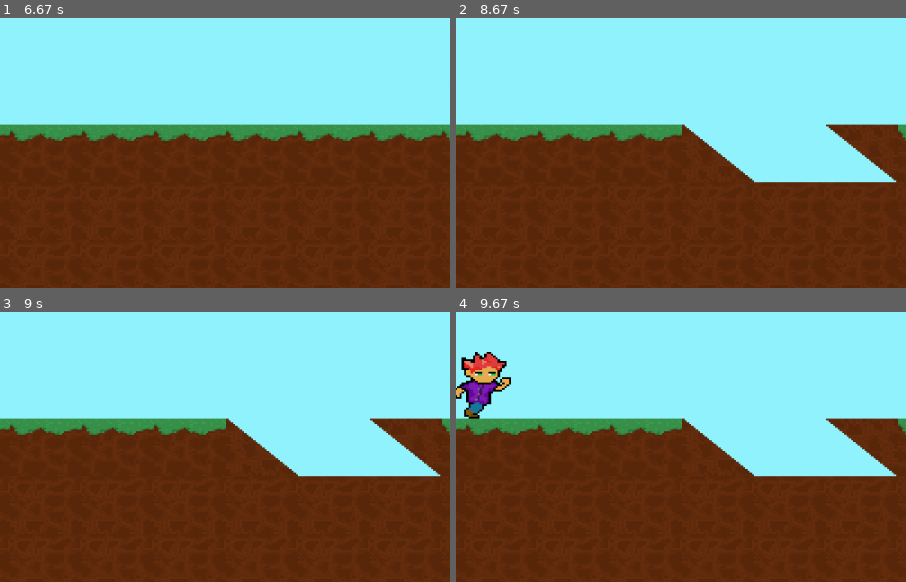
Above: before the commit, frames 1-4 (two rows, left to right).
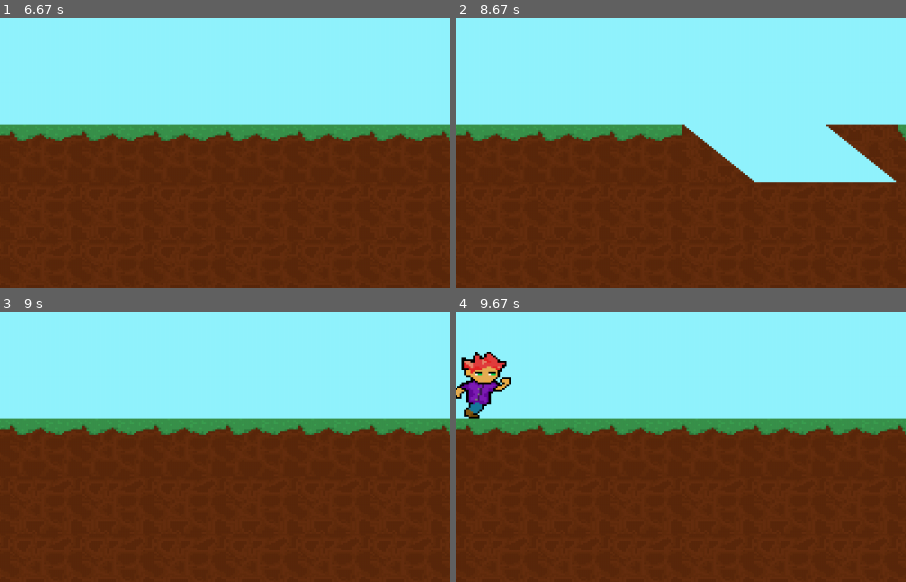
Above: after the commit, the same moments.

Repository: DouglasAndC/GAME-COLORANDO-PYGAME
Game: pygame game, started from Main/main.py
Same seed, same stepped clock (60 frames per second), same inputs: the game is played once before the commit and once after it.
Inputs (mouse positions are % of the whole screen's width and height, from its top left):
- Up to frame 1 (6.67 s): no input
- Up to frame 2 (8.67 s): no input
- Up to frame 3 (9 s): click (75, 22) at 8.75 s
- Up to frame 4 (9.67 s): no input
The pictures show only the part of the screen within x 23-73%, y 44-94%; the shares and areas given below are measured in that part.

Frames 1-2 are identical in both runs. In frame 3, 7.8% of the frame differs, in the area x 50-99%, y 39-62%; in frame 4, 7.8%.

Commit message:
mapa sendo alterado

Diff:
--- a/Main/main.py
+++ b/Main/main.py
@@ -180,6 +180,7 @@
                  pygame.draw.rect(screen, (255, 255, 255), [450, 110, 80, 40]),
                  pygame.draw.rect(screen, (255, 255, 255), [650, 110, 200, 40])]
         if desafio1:
+            mapa.att_mapa('Data\mapa')
             x_user += globals.speed
             if frame_user == 3:
                 frame_user = 2
